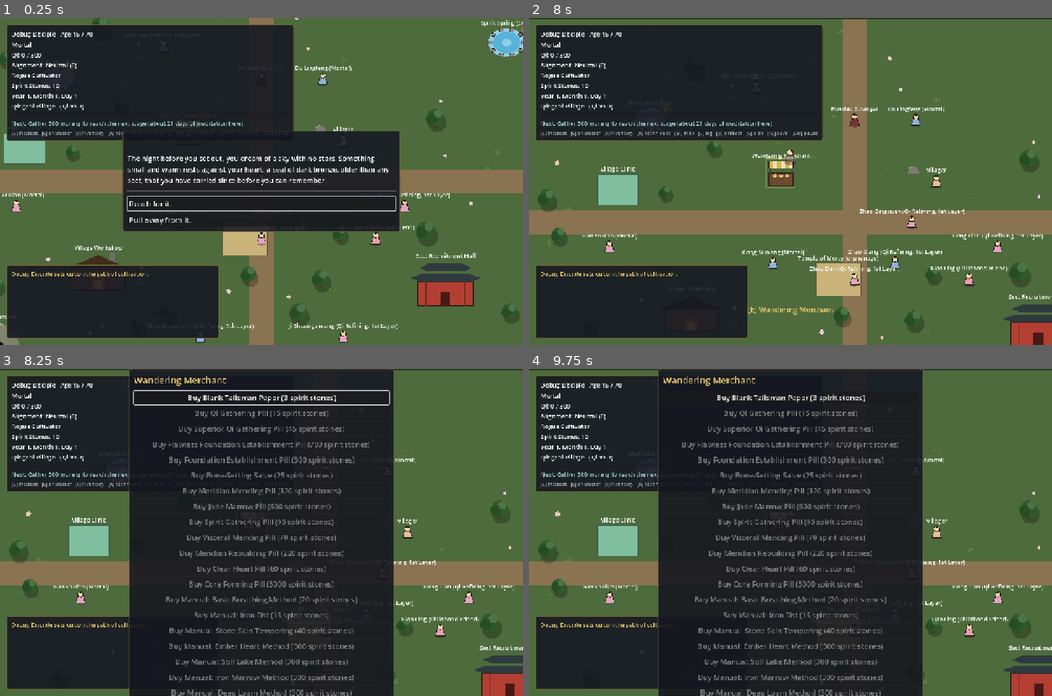
Above: before the commit, frames 1-4 (two rows, left to right).
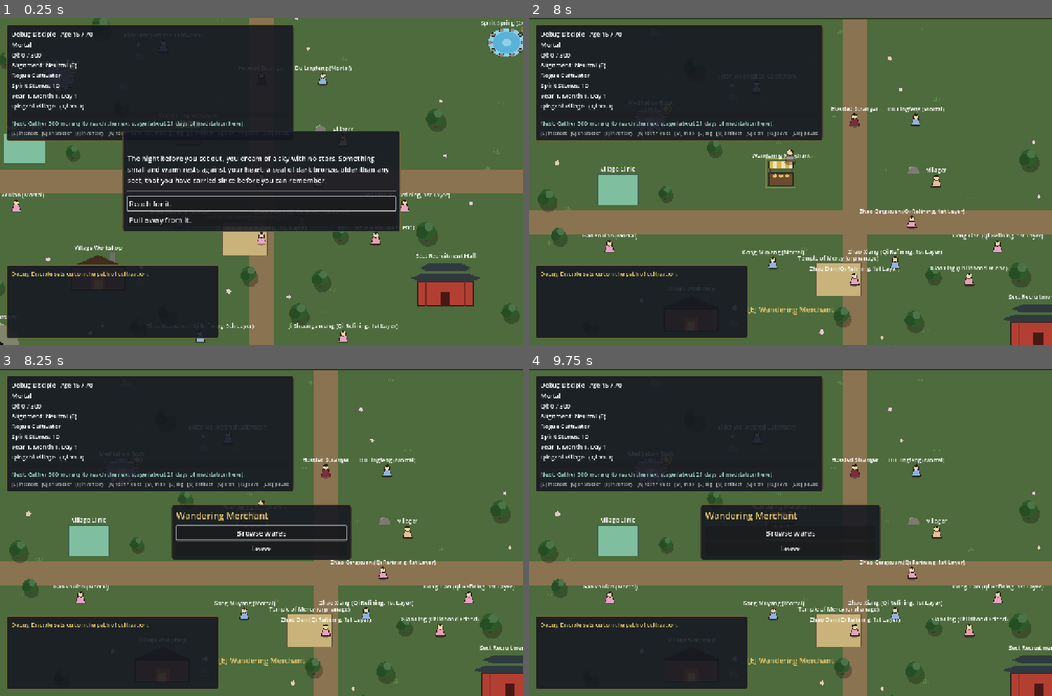
Above: after the commit, the same moments.

Repository: samridghimire/cultivation-game
Game: Godot game, scene res://src/world/world.tscn
Two runs of this game, one before a commit and one after it. Both use one fixed random seed, a clock stepped at 60 frames per second and the inputs below. This scene is started directly instead of the project's main scene.
Inputs (mouse positions are in pixels of both pictures, inside the frame that each line leads up to):
- Up to frame 1 (0.25 s): no input
- Up to frame 2 (8 s): click "Reach for it." at 0.5 s; click "What are you?" at 1.25 s; click "Why me?" at 2 s; click "What are you?" at 2.75 s; click "..." at 3.5 s; click "Set out." at 4.25 s; tap Enter at 5 s; move the mouse to (764, 246) at 5.02 s; hold W (move_up) 5.03-5.75 s; hold E (interact) 5.03-5.75 s; click (764, 246) at 5.17 s; drag from (947, 230) to (586, 119) at 5.77 s; tap Space at 6.5 s; move the mouse to (633, 132) at 6.52 s; hold Left (ui_left) 6.53-7.25 s; hold E (interact) 6.53-7.25 s; tap Page Down (scroll_down) at 6.6 s; drag from (816, 181) to (1020, 325) at 7.27 s
- Up to frame 3 (8.25 s): move the mouse to (183, 450) at 8.02 s; hold S (move_down) from 8.03 s (still down); hold E (interact) from 8.03 s (still down); tap O (toggle_artifact) at 8.1 s
- Up to frame 4 (9.75 s): tap Escape (pause_menu) at 8.65 s; release S (move_down) at 8.75 s; release E (interact) at 8.75 s; drag from (905, 516) to (691, 663) at 8.77 s; tap Enter at 9.5 s; move the mouse to (685, 548) at 9.52 s; hold W (move_up) from 9.53 s (still down); hold E (interact) from 9.53 s (still down); tap G (toggle_clan) at 9.6 s; click (685, 548) at 9.67 s

Frames 1-2 are identical in both runs. In frame 3, 33% of the frame differs, in the area x 24-76%, y 0-100%; in frame 4, 33%.

Commit message:
[UI-007] Shop screen (#96)
Ported onto current main: faction merchants charge Reputation.buy_price and show the price note in the shop title, restricted tags go through Items.merchant_sells, alignment refusals stay a disabled menu entry, GameState.buy_item(item_id, faction, quantity). The branch's stale G-005c content changes were dropped (already on main).

Diff:
--- a/src/autoload/event_bus.gd
+++ b/src/autoload/event_bus.gd
@@ -17,6 +17,9 @@
 signal interaction_menu_requested(source: Node)
 ## The player chose to craft at a workshop; open the crafting screen for this profession id.
 signal crafting_requested(prof_id: String)
+## The player browses a merchant; open the ShopScreen with its stock filters and
+## faction (sect id whose reputation sets the prices, "" = none). See merchant.gd.
+signal shop_requested(merchant_name: String, max_price: int, stock_tags: Array, faction: String)
 ## The player opened their sect's mission board (sect hall); show the MissionBoard.
 signal mission_board_requested
 ## The player wants to direct their children's training; show the ChildTrainingScreen.
--- a/src/autoload/game_state.gd
+++ b/src/autoload/game_state.gd
@@ -321,12 +321,14 @@
 
 
 ## Buys one item; `faction` is the sect the merchant belongs to (prices follow reputation).
-func buy_item(item_id: String, faction: String = "") -> void:
-	if not _can_act():
-		return
-	var result := Items.buy(player, data, item_id, 1, faction)
+func buy_item(item_id: String, faction: String = "", quantity: int = 1) -> void:
+	if not _can_act():
+		return
+	var result := Items.buy(player, data, item_id, quantity, faction)
 	if result["ok"]:
-		EventBus.post("You buy a %s for %d spirit stones." % [data.items[item_id]["name"], result["stones"]])
+		var item_name: String = data.items[item_id]["name"]
+		var what := "a %s" % item_name if quantity == 1 else "%d %s" % [quantity, item_name]
+		EventBus.post("You buy %s for %d spirit stones." % [what, result["stones"]])
 	else:
 		EventBus.post(result["reason"], "warning")
 	EventBus.player_changed.emit()
--- a/src/core/systems/items.gd
+++ b/src/core/systems/items.gd
@@ -56,6 +56,38 @@
 		if tags.has(tag):
 			return true
 	return false
+
+
+## Item ids a merchant stocking `stock_tags` up to `max_price` sells
+## (merchant_sells), cheapest first.
+static func shop_stock(data: GameData, max_price: int, stock_tags: Array) -> Array:
+	var ids: Array = []
+	for item: Dictionary in data.items.values():
+		if merchant_sells(data, item, stock_tags, max_price):
+			ids.append(item["id"])
+	ids.sort_custom(func(a, b): return _price_then_name(data, a, b))
+	return ids
+
+
+## Item ids `c` holds that a merchant with `stock_tags` buys back. Only
+## specialist (tagged) merchants buy, and only goods matching their tags.
+static func buyback_ids(c: CharacterData, data: GameData, stock_tags: Array) -> Array:
+	var ids: Array = []
+	if stock_tags.is_empty():
+		return ids
+	for item_id in c.inventory:
+		if c.item_count(item_id) > 0 and has_tag(data, item_id, stock_tags) and sell_price(data, item_id) > 0:
+			ids.append(item_id)
+	ids.sort_custom(func(a, b): return _price_then_name(data, a, b))
+	return ids
+
+
+static func _price_then_name(data: GameData, a: String, b: String) -> bool:
+	var pa := int(data.items[a].get("price", 0))
+	var pb := int(data.items[b].get("price", 0))
+	if pa != pb:
+		return pa < pb
+	return String(data.items[a]["name"]).naturalnocasecmp_to(String(data.items[b]["name"])) < 0
 
 
 ## Merchants buy items back at SELL_RATE of their price. Crafted goods (the
--- a/src/ui/hud.gd
+++ b/src/ui/hud.gd
@@ -28,6 +28,7 @@
 var _load_screen: LoadScreen
 var _help: HelpScreen
 var _crafting: CraftingScreen
+var _shop: ShopScreen
 var _mission_board: MissionBoard
 var _child_training: ChildTrainingScreen
 var _banner: Banner
@@ -61,6 +62,9 @@
 	_crafting = CraftingScreen.new()
 	_crafting.closed.connect(_update_modal)
 	add_child(UIStyle.centered(_crafting))
+	_shop = ShopScreen.new()
+	_shop.closed.connect(_update_modal)
+	add_child(UIStyle.centered(_shop))
 	_mission_board = MissionBoard.new()
 	_mission_board.closed.connect(_update_modal)
 	add_child(UIStyle.centered(_mission_board))
@@ -115,6 +119,7 @@
 	EventBus.interaction_target_changed.connect(_on_target_changed)
 	EventBus.interaction_menu_requested.connect(_on_menu_requested)
 	EventBus.crafting_requested.connect(_on_crafting_requested)
+	EventBus.shop_requested.connect(_on_shop_requested)
 	EventBus.mission_board_requested.connect(_on_mission_board_requested)
 	EventBus.child_training_requested.connect(_on_child_training_requested)
 	EventBus.player_died.connect(_on_player_died)
@@ -170,6 +175,7 @@
 	for screen in _screens.values():
 		screen.close()
 	_crafting.close()
+	_shop.close()
 	_mission_board.close()
 	_child_training.close()
 
@@ -179,6 +185,11 @@
 	_update_modal()
 
 
+func _on_shop_requested(merchant_name: String, max_price: int, stock_tags: Array, faction: String) -> void:
+	_shop.open(merchant_name, max_price, stock_tags, faction)
+	_update_modal()
+
+
 func _on_mission_board_requested() -> void:
 	_mission_board.open()
 	_update_modal()
@@ -191,7 +202,7 @@
 
 
 func _any_screen_open() -> bool:
-	return _crafting.visible or _mission_board.visible or _child_training.visible or _screens.values().any(func(s): return s.visible)
+	return _crafting.visible or _shop.visible or _mission_board.visible or _child_training.visible or _screens.values().any(func(s): return s.visible)
 
 
 func _build_status_panel() -> void:
--- /dev/null
+++ b/src/ui/shop_screen.gd
@@ -0,0 +1,288 @@
+class_name ShopScreen
+extends PanelContainer
+## Modal merchant screen with Buy and Sell tabs: goods on the left; details,
+## equipment comparison, a quantity stepper and the trade button on the right.
+## Left/right on an item steps the quantity (works on a gamepad d-pad).
+## Stock rules live in Items.shop_stock / Items.buyback_ids; a faction merchant's
+## prices follow your sect reputation (Reputation.buy_price). Trades go through
+## GameState.buy_item / sell_item.
+
+signal closed
+
+const MAX_QUANTITY := 99
+
+var _title: Label
+var _stones: Label
+var _buy_tab: Button
+var _sell_tab: Button
+var _list: VBoxContainer
+var _name: Label
+var _description: Label
+var _effects: Label
+var _compare: Label
+var _quantity_label: Label
+var _trade_button: Button
+var _close_button: Button
+var _max_price := 0
+var _stock_tags: Array = []
+var _faction := ""
+var _selling := false
+var _selected := ""
+var _quantity := 1
+
+
+func _init() -> void:
+	add_theme_stylebox_override("panel", UIStyle.panel_style())
+	custom_minimum_size = Vector2(800, 0)
+	visible = false
+	var box := VBoxContainer.new()
+	box.add_theme_constant_override("separation", 10)
+	add_child(box)
+	var header := HBoxContainer.new()
+	box.add_child(header)
+	_title = UIStyle.label("", 24, UIStyle.ACCENT)
+	_title.size_flags_horizontal = Control.SIZE_EXPAND_FILL
+	header.add_child(_title)
+	_stones = UIStyle.label("", 18)
+	header.add_child(_stones)
+
+	var tabs := HBoxContainer.new()
+	box.add_child(tabs)
+	_buy_tab = UIStyle.button("Buy", _set_tab.bind(false))
+	_buy_tab.name = "BuyTab"
+	_buy_tab.toggle_mode = true
+	tabs.add_child(_buy_tab)
+	_sell_tab = UIStyle.button("Sell", _set_tab.bind(true))
+	_sell_tab.name = "SellTab"
+	_sell_tab.toggle_mode = true
+	tabs.add_child(_sell_tab)
+
+	var columns := HBoxContainer.new()
+	columns.add_theme_constant_override("separation", 16)
+	box.add_child(columns)
+	var scroll := ScrollContainer.new()
+	scroll.custom_minimum_size = Vector2(340, 380)
+	scroll.horizontal_scroll_mode = ScrollContainer.SCROLL_MODE_DISABLED
+	columns.add_child(scroll)
+	_list = VBoxContainer.new()
+	_list.size_flags_horizontal = Control.SIZE_EXPAND_FILL
+	scroll.add_child(_list)
+
+	var details := VBoxContainer.new()
+	details.custom_minimum_size = Vector2(420, 0)
+	details.add_theme_constant_override("separation", 8)
+	columns.add_child(details)
+	_name = UIStyle.label("", 20, UIStyle.ACCENT)
+	details.add_child(_name)
+	_description = _wrapped(UIStyle.label("", 16))
+	details.add_child(_description)
+	_effects = _wrapped(UIStyle.label("", 15, UIStyle.CATEGORY_COLORS["progress"]))
+	details.add_child(_effects)
+	_compare = _wrapped(UIStyle.label("", 15, Color(0.75, 0.75, 0.75)))
+	details.add_child(_compare)
+	var stepper := HBoxContainer.new()
+	stepper.add_theme_constant_override("separation", 8)
+	details.add_child(stepper)
+	var less := UIStyle.button("<", _step.bind(-1))
+	less.focus_mode = Control.FOCUS_NONE
+	stepper.add_child(less)
+	_quantity_label = UIStyle.label("", 18)
+	stepper.add_child(_quantity_label)
+	var more := UIStyle.button(">", _step.bind(1))
+	more.focus_mode = Control.FOCUS_NONE
+	stepper.add_child(more)
+	_trade_button = UIStyle.button("", _trade)
+	_trade_button.name = "Trade"
+	_trade_button.gui_input.connect(_on_item_input)
+	details.add_child(_trade_button)
+	details.add_child(UIStyle.label("Left/Right: change quantity", 14, Color(0.6, 0.6, 0.6)))
+
+	_close_button = UIStyle.button("Close", close)
+	box.add_child(_close_button)
+	EventBus.player_changed.connect(func(): if visible: _rebuild())
+
+
+func _wrapped(l: Label) -> Label:
+	l.autowrap_mode = TextServer.AUTOWRAP_WORD_SMART
+	return l
+
+
+func _unhandled_input(event: InputEvent) -> void:
+	if visible and event.is_action_pressed("ui_cancel"):
+		get_viewport().set_input_as_handled()
+		close()
+
+
+## Opens the merchant's wares (see merchant.gd for max_price / stock_tags / faction).
+func open(merchant_name: String = "Merchant", max_price: int = 0, stock_tags: Array = [], faction: String = "") -> void:
+	_title.text = merchant_name + price_note(GameState.player, GameState.data, faction)
+	_max_price = max_price
+	_stock_tags = stock_tags
+	_faction = faction
+	_selling = false
+	_selected = ""
+	_quantity = 1
+	_rebuild()
+	visible = true
+	_focus_selected.call_deferred()
+
+
+func close() -> void:
+	if not visible:
+		return
+	visible = false
+	closed.emit()
+
+
+## Item ids shown on the current tab.
+func item_ids() -> Array:
+	if _selling:
+		return Items.buyback_ids(GameState.player, GameState.data, _stock_tags)
+	return Items.shop_stock(GameState.data, _max_price, _stock_tags)
+
+
+## " (Honored price)" when `faction`'s reputation changes `c`'s prices, else "".
+static func price_note(c: CharacterData, data: GameData, faction: String) -> String:
+	if is_equal_approx(Reputation.price_multiplier(c, data, faction), 1.0):
+		return ""
+	return " (%s price)" % Reputation.tier_name(c, data, faction)
+
+
+## Price of one `item_id` on the current tab.
+static func unit_price(c: CharacterData, data: GameData, item_id: String, selling: bool, faction: String = "") -> int:
+	return Items.sell_price(data, item_id) if selling else Reputation.buy_price(c, data, item_id, faction)
+
+
+## Most of `item_id` that `c` can buy with their stones or sell from their pouch.
+@warning_ignore("integer_division")
+static func max_quantity(c: CharacterData, data: GameData, item_id: String, selling: bool, faction: String = "") -> int:
+	if selling:
+		return mini(c.item_count(item_id), MAX_QUANTITY)
+	var price := unit_price(c, data, item_id, false, faction)
+	return 0 if price <= 0 else mini(c.item_count("spirit_stone") / price, MAX_QUANTITY)
+
+
+## "Equipped: Iron Sword (+5 attack)" for whatever `c` wears in the item's slot.
+static func compare_text(c: CharacterData, data: GameData, item_id: String) -> String:
+	if not Equipment.is_equipment(data, item_id):
+		return ""
+	var worn := String(c.equipment.get(Equipment.slot_of(data, item_id), ""))
+	if worn == "":
+		return "Your %s slot is empty." % Equipment.slot_of(data, item_id)
+	return "Equipped: %s (%s)" % [data.items[worn]["name"], Equipment.describe_stats(data, worn)]
+
+
+func _set_tab(selling: bool) -> void:
+	_selling = selling
+	_selected = ""
+	_quantity = 1
+	_rebuild()
+	(_sell_tab if selling else _buy_tab).grab_focus()
+
+
+func _rebuild() -> void:
+	var p := GameState.player
+	var data := GameState.data
+	_stones.text = "Spirit Stones: %d" % p.item_count("spirit_stone")
+	_buy_tab.set_pressed_no_signal(not _selling)
+	_sell_tab.set_pressed_no_signal(_selling)
+	_sell_tab.disabled = _stock_tags.is_empty()
+	_sell_tab.tooltip_text = "This merchant buys nothing." if _stock_tags.is_empty() else ""
+	for child in _list.get_children():
+		_list.remove_child(child)
+		child.queue_free()
+	var ids := item_ids()
+	if not ids.has(_selected):
+		_selected = ids[0] if not ids.is_empty() else ""
+		_quantity = 1
+	if ids.is_empty():
+		var empty := "You have nothing this merchant wants." if _selling else "Nothing for sale."
+		_list.add_child(UIStyle.label(empty, 16, Color(0.7, 0.7, 0.7)))
+	for item_id in ids:
+		var price := unit_price(p, data, item_id, _selling, _faction)
+		var label := "%s  %d" % [data.items[item_id]["name"], price]
+		if _selling:
+			label += "  (have %d)" % p.item_count(item_id)
+		var b := UIStyle.button(label, _select.bind(item_id))
+		b.name = item_id
+		b.alignment = HORIZONTAL_ALIGNMENT_LEFT
+		b.toggle_mode = true
+		b.button_pressed = item_id == _selected
+		b.focus_entered.connect(_select.bind(item_id))
+		b.gui_input.connect(_on_item_input)
+		_list.add_child(b)
+	_show_details()
+
+
+func _select(item_id: String) -> void:
+	if item_id == _selected:
+		return
+	_selected = item_id
+	_quantity = 1
+	for b in _list.get_children():
+		if b is Button:
+			b.set_pressed_no_signal(b.name == item_id)
+	_show_details()
+
+
+func _on_item_input(event: InputEvent) -> void:
+	if event.is_action_pressed("ui_left"):
+		_step(-1)
+		accept_event()
+	elif event.is_action_pressed("ui_right"):
+		_step(1)
+		accept_event()
+
+
+func _step(delta: int) -> void:
+	if _selected == "":
+		return
+	var most := max_quantity(GameState.player, GameState.data, _selected, _selling, _faction)
+	_quantity = clampi(_quantity + delta, 1, maxi(most, 1))
+	_show_details()
+
+
+func _show_details() -> void:
+	var p := GameState.player
+	var data := GameState.data
+	var item: Dictionary = data.items.get(_selected, {})
+	for c in [_name, _description, _effects, _compare, _quantity_label, _trade_button]:
+		c.visible = not item.is_empty()
+	if item.is_empty():
+		return
+	_name.text = item["name"]
+	_description.text = String(item.get("description", ""))
+	var lines := InventoryScreen.describe_effects(item.get("effects", {}), data)
+	if Equipment.is_equipment(data, _selected):
+		lines.insert(0, Equipment.describe_stats(data, _selected))
+	_effects.text = "\n".join(lines)
+	_compare.text = compare_text(p, data, _selected)
+	_compare.visible = _compare.text != ""
+	var most := max_quantity(p, data, _selected, _selling, _faction)
+	_quantity = clampi(_quantity, 1, maxi(most, 1))
+	var unit := unit_price(p, data, _selected, _selling, _faction)
+	_quantity_label.text = "x%d  (you have %d)" % [_quantity, p.item_count(_selected)]
+	_trade_button.text = "%s %d for %d spirit stones" % ["Sell" if _selling else "Buy", _quantity, unit * _quantity]
+	_trade_button.disabled = most < 1
+	_trade_button.tooltip_text = "You cannot afford it." if most < 1 and not _selling else ""
+
+
+func _trade() -> void:
+	if _selected == "" or _trade_button.disabled:
+		return
+	if _selling:
+		GameState.sell_item(_selected, _quantity)
+	else:
+		GameState.buy_item(_selected, _faction, _quantity)
+	_quantity = 1
+	_focus_selected.call_deferred()
+
+
+func _focus_selected() -> void:
+	var b := _list.get_node_or_null(NodePath(_selected)) as Button
+	if b != null:
+		b.grab_focus()
+	elif _selling:
+		_sell_tab.grab_focus()
+	else:
+		_close_button.grab_focus()
--- a/src/world/interactables/merchant.gd
+++ b/src/world/interactables/merchant.gd
@@ -1,6 +1,7 @@
 extends Interactable
-## Sells items with a price in data/items.json. Merchants that stock tagged
-## materials (herbs, ores) also buy them back.
+## A merchant. "Browse wares" opens the ShopScreen (Buy/Sell tabs); the stock
+## rules live in Items.shop_stock / Items.buyback_ids. Merchants that stock
+## tagged materials (herbs, ores) also buy them back.
 
 ## Only stock items up to this price (0 = no limit).
 @export var max_price := 0
@@ -14,31 +15,7 @@
 
 
 func get_options() -> Array[Dictionary]:
-	var options: Array[Dictionary] = []
-	var data := GameState.data
 	var refusal := Items.check_merchant(GameState.player, min_alignment, max_alignment)
 	if refusal != "":
-		options.append({"label": refusal, "action": Callable(), "disabled": true})
-		return options
-	var price_note := ""
-	if not is_equal_approx(Reputation.price_multiplier(GameState.player, data, faction), 1.0):
-		price_note = " (%s price)" % Reputation.tier_name(GameState.player, data, faction)
-	for item: Dictionary in data.items.values():
-		if not Items.merchant_sells(data, item, stock_tags, max_price):
-			continue
-		var price := Reputation.buy_price(GameState.player, data, item["id"], faction)
-		options.append({
-			"label": "Buy %s (%d spirit stones)%s" % [item["name"], price, price_note],
-			"action": GameState.buy_item.bind(item["id"], faction),
-			"disabled": GameState.player.item_count("spirit_stone") < price,
-			"keep_open": true,
-		})
-	if not stock_tags.is_empty():
-		for item_id in GameState.player.inventory:
-			if Items.has_tag(data, item_id, stock_tags) and Items.sell_price(data, item_id) > 0:
-				options.append({
-					"label": "Sell %s (%d spirit stones, have %d)" % [data.items[item_id]["name"], Items.sell_price(data, item_id), GameState.player.item_count(item_id)],
-					"action": GameState.sell_item.bind(item_id),
-					"keep_open": true,
-				})
-	return options
+		return [{"label": refusal, "action": Callable(), "disabled": true}]
+	return [{"label": "Browse wares", "action": EventBus.shop_requested.emit.bind(display_name, max_price, stock_tags, faction)}]
--- a/tests/unit/test_focus_audit.gd
+++ b/tests/unit/test_focus_audit.gd
@@ -66,6 +66,10 @@
 	crafting.open("alchemist")
 	await _check(crafting, "crafting")
 
+	var shop: Control = hud.get("_shop")
+	shop.open("Test Stall", 0, ["herb"])
+	await _check(shop, "shop")
+
 	var report: Control = hud.get("_combat_report")
 	report.show_fight("Wild Boar", true, PackedStringArray(["You face the boar.", "You win."]))
 	await _check(report, "combat report")
--- a/tests/unit/test_game_session.gd
+++ b/tests/unit/test_game_session.gd
@@ -99,6 +99,18 @@
 	c.alignment = 500
 	gs.join_sect("blood_lotus_sect")
 	assert_true(c.is_rogue())
+	gs.end_session()
+
+
+func test_buy_item_quantity_buys_all_or_nothing() -> void:
+	var c := _start()
+	var gs := _game_state()
+	c.inventory["spirit_stone"] = 50
+	gs.buy_item("qi_gathering_pill", "", 4)  # 60 > 50
+	assert_eq(c.item_count("qi_gathering_pill"), 0)
+	gs.buy_item("qi_gathering_pill", "", 3)
+	assert_eq(c.item_count("qi_gathering_pill"), 3)
+	assert_eq(c.item_count("spirit_stone"), 5)
 	gs.end_session()
 
 
--- a/tests/unit/test_reputation_ui.gd
+++ b/tests/unit/test_reputation_ui.gd
@@ -8,25 +8,23 @@
 	return (Engine.get_main_loop() as SceneTree).root
 
 
-func _buy_labels(merchant: Node) -> Array:
-	return merchant.get_options().map(func(o: Dictionary) -> String: return o["label"]).filter(func(l: String) -> bool: return l.begins_with("Buy "))
-
-
-func test_faction_merchant_labels_show_reputation_price() -> void:
+func test_faction_shop_shows_reputation_price() -> void:
 	var gs: Node = _root().get_node("GameState")
 	gs.start_session(CharacterFactory.create("Trader", gs.data, seeded_rng()))
-	var merchant: Node = load("res://src/world/interactables/merchant.gd").new()
-	merchant.faction = FACTION
-	var labels := _buy_labels(merchant)
-	assert_gt(labels.size(), 0)
-	for label: String in labels:
-		assert_false(label.contains(" price)"), "neutral standing has no note: %s" % label)
+	var screen := ShopScreen.new()
+	_root().add_child(screen)
+	screen.open("Pavilion", 0, [], FACTION)
+	assert_false(screen._title.text.contains(" price)"), "neutral standing has no note: %s" % screen._title.text)
+	var item_id: String = screen.item_ids()[-1]  # priciest, so the discount survives rounding
+	var list_price := ShopScreen.unit_price(gs.player, gs.data, item_id, false, FACTION)
+	assert_eq(list_price, int(gs.data.items[item_id]["price"]))
 	Reputation.change(gs.player, gs.data, FACTION, 350)
-	labels = _buy_labels(merchant)
-	assert_true(String(labels[0]).ends_with("(Honored price)"), labels[0])
-	merchant.faction = ""
-	assert_false(String(_buy_labels(merchant)[0]).contains(" price)"), "unaffiliated merchants ignore reputation")
-	merchant.free()
+	screen.open("Pavilion", 0, [], FACTION)
+	assert_true(screen._title.text.ends_with("(Honored price)"), screen._title.text)
+	assert_true(ShopScreen.unit_price(gs.player, gs.data, item_id, false, FACTION) < list_price, "honored customers pay less")
+	screen.open("Pavilion", 0, [], "")
+	assert_false(screen._title.text.contains(" price)"), "unaffiliated merchants ignore reputation")
+	screen.free()
 	gs.end_session()
 
 
--- /dev/null
+++ b/tests/unit/test_shop_screen.gd
@@ -0,0 +1,104 @@
+extends TestCase
+## Merchant stock rules (Items.shop_stock / buyback_ids) and the ShopScreen helpers.
+
+
+func test_general_store_stocks_only_untagged_goods_cheapest_first() -> void:
+	var ids := Items.shop_stock(data(), 0, [])
+	assert_true(ids.has("qi_gathering_pill"))
+	assert_false(ids.has("spirit_herb"))
+	assert_false(ids.has("spirit_stone"))
+	for i in range(1, ids.size()):
+		assert_true(int(data().items[ids[i - 1]]["price"]) <= int(data().items[ids[i]]["price"]))
+
+
+func test_stock_respects_tags_and_max_price() -> void:
+	var ids := Items.shop_stock(data(), 50, ["herb"])
+	assert_true(ids.has("spirit_herb"))
+	assert_false(ids.has("flame_lotus"))  # price 60
+	assert_false(ids.has("iron_essence"))
+
+
+func test_only_tagged_merchants_buy_matching_goods() -> void:
+	var c := new_character()
+	c.inventory = {"spirit_herb": 3, "iron_essence": 2, "qi_gathering_pill": 1}
+	assert_eq(Items.buyback_ids(c, data(), []), [])
+	assert_eq(Items.buyback_ids(c, data(), ["herb"]), ["spirit_herb"])
+
+
+func test_max_quantity_limited_by_stones_or_pouch() -> void:
+	var c := new_character()
+	c.inventory = {"spirit_stone": 50, "spirit_herb": 3}
+	assert_eq(ShopScreen.max_quantity(c, data(), "qi_gathering_pill", false), 3)  # 15 each
+	assert_eq(ShopScreen.max_quantity(c, data(), "spirit_herb", true), 3)
+	c.inventory["spirit_stone"] = 0
+	assert_eq(ShopScreen.max_quantity(c, data(), "qi_gathering_pill", false), 0)
+
+
+func test_compare_text_names_equipped_item() -> void:
+	var c := new_character()
+	c.equipment = {}
+	assert_eq(ShopScreen.compare_text(c, data(), "qi_gathering_pill"), "")
+	assert_eq(ShopScreen.compare_text(c, data(), "iron_sword"), "Your weapon slot is empty.")
+	c.equipment["weapon"] = "iron_sword"
+	assert_true(ShopScreen.compare_text(c, data(), "iron_sword").begins_with("Equipped: %s (" % data().items["iron_sword"]["name"]))
+
+
+func test_merchant_browse_opens_shop_and_screen_trades() -> void:
+	var root := (Engine.get_main_loop() as SceneTree).root
+	var gs := root.get_node("GameState")
+	var c := new_character()
+	c.inventory = {"spirit_stone": 100, "spirit_herb": 2}
+	gs.start_session(c)
+	var merchant: Node = load("res://src/world/interactables/merchant.gd").new()
+	merchant.display_name = "Herb Stall"
+	merchant.stock_tags = ["herb"]
+	var seen: Array = []
+	var bus := root.get_node("EventBus")
+	var cb := func(n: String, max_price: int, tags: Array, faction: String): seen.append([n, max_price, tags, faction])
+	bus.shop_requested.connect(cb)
+	var options: Array[Dictionary] = merchant.get_options()
+	assert_eq(options.size(), 1)
+	options[0]["action"].call()
+	bus.shop_requested.disconnect(cb)
+	merchant.free()
+	assert_eq(seen, [["Herb Stall", 0, ["herb"], ""]])
+
+	var screen := ShopScreen.new()
+	root.add_child(screen)
+	screen.open("Herb Stall", 0, ["herb"])
+	assert_true(screen.item_ids().has("spirit_herb"))
+	screen._select("spirit_herb")
+	screen._step(2)
+	assert_eq(screen._quantity, 3)
+	screen._trade()
+	assert_eq(gs.player.item_count("spirit_herb"), 5)
+	screen._set_tab(true)
+	assert_eq(screen.item_ids(), ["spirit_herb"])
+	screen._step(10)  # clamps to the 5 held
+	screen._trade()
+	assert_eq(gs.player.item_count("spirit_herb"), 0)
+	screen.close()
+	screen.free()
+	gs.end_session()
+
+
+func test_restricted_goods_only_at_merchants_that_stock_them() -> void:
+	var general := Items.shop_stock(data(), 0, ["equipment"])
+	var black_market := Items.shop_stock(data(), 0, ["demonic"])
+	for item_id in black_market:
+		assert_false(general.has(item_id), "%s is restricted to its own merchants" % item_id)
+
+
+func test_merchant_refuses_wrong_alignment_without_opening_the_shop() -> void:
+	var gs: Node = (Engine.get_main_loop() as SceneTree).root.get_node("GameState")
+	var c := new_character()
+	c.alignment = 500
+	gs.start_session(c)
+	var merchant: Node = load("res://src/world/interactables/merchant.gd").new()
+	merchant.max_alignment = -200
+	var options: Array[Dictionary] = merchant.get_options()
+	assert_eq(options.size(), 1)
+	assert_true(options[0]["disabled"], options[0]["label"])
+	assert_true(String(options[0]["label"]).contains("righteous"), options[0]["label"])
+	merchant.free()
+	gs.end_session()
Not shown, added: src/ui/shop_screen.gd.uid
Not shown, added: tests/unit/test_shop_screen.gd.uid
Not shown, changed: docs/BACKLOG.md
Not shown, changed: docs/CHANGELOG.md
